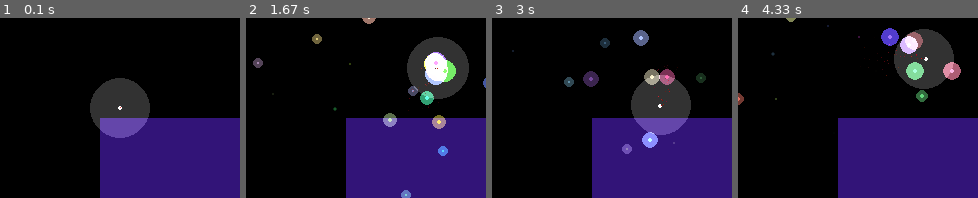
Above: before the commit, frames 1-4 (left to right).
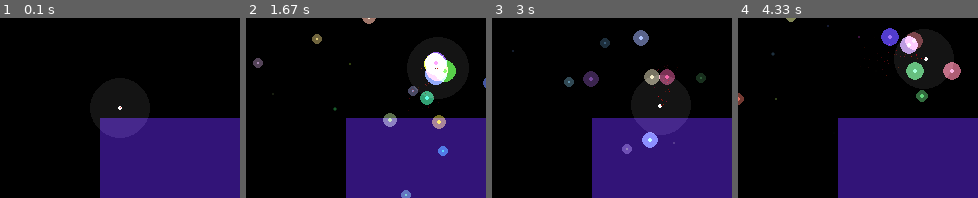
Above: after the commit, the same moments.

Repository: JerryLin1/PyGameShenanigans
Game: pygame game, started from test_game/test.py
The game is run twice, just before and just after one commit, with the same random seed, the same clock (stepped at 60 frames per second) and the same inputs.
Inputs:
- Up to frame 1 (0.1 s): no input
- Up to frame 2 (1.67 s): tap Space at 0.33, 0.73, 1.03, 1.23, 1.57 s; hold D 0.67-1.13 s; hold W 1.17-1.47 s; hold D from 1.5 s (still down)
- Up to frame 3 (3 s): tap Space at 1.87, 2.07, 2.37, 2.63, 2.97 s; release D at 1.97 s; hold A 2-2.53 s; hold S 2.57-2.87 s; hold A from 2.9 s (still down)
- Up to frame 4 (4.33 s): tap Space at 3.27, 3.4, 3.8, 4.1 s; release A at 3.3 s; hold W 3.33-3.7 s; hold D from 3.73 s (still down)

The runs differ from the first frame. In frame 1, 6.4% of the frame differs, in the area x 37-63%, y 33-67%; in frame 2, 5.9%; in frame 3, 6.4%; in frame 4, 6.3%.

Commit message:
light flicker

Diff:
--- a/test_game/particles.py
+++ b/test_game/particles.py
@@ -12,10 +12,11 @@
 class Particle(Entity):
     SCALE_ALPHA_LIFETIME = 0
     SCALE_SIZE_LIFETIME = 1
+    LIGHT_FLICKER = 2
 
     def __init__(self, position: Vector2, color: Color = (255, 255, 255),
                  lifespan: float = 5000, vel: Vector2 = Vector2(0, 0),
-                 accel: Vector2 = Vector2(0, 0), lights=[], flags=[]):
+                 accel: Vector2 = Vector2(0, 0), lights=[], flags: list = []):
         Entity.__init__(self)
         self.position = position
         self.lifespan = lifespan
@@ -27,7 +28,7 @@
         self.flags = flags
 
     def tick(self, tick_time: float, surface):
-        # print(self.flags)
+        Entity.tick(self, tick_time)
         lf = (1 - self.current_life / self.lifespan)
         if lf < 0:
             lf = 0
@@ -54,11 +55,17 @@
                 urad = lf * light
             else:
                 urad = light
+            if Particle.LIGHT_FLICKER in self.flags:
+                urad = 0.2 * math.sin(0.005 * self.time_since_spawn) + urad
+                if urad < 0:
+                    urad = 0
+
             if Particle.SCALE_ALPHA_LIFETIME in self.flags:
                 c = self.color
                 ucol = (c[0] * lf, c[1] * lf, c[2] * lf)
             else:
                 ucol = self.color
+
             draw_circle_alpha(surface, ucol, self.position, urad * 6,
                               light=True)
 
--- a/test_game/player.py
+++ b/test_game/player.py
@@ -23,9 +23,10 @@
             "trail": Timer(10, self.trail_particle)
         }
         self.light = Particle(position=self.position,
-                              color=(50, 50, 50),
+                              color=(20, 20, 20),
                               lifespan=-1,
-                              lights=[5])
+                              lights=[5],
+                              flags=[Particle.LIGHT_FLICKER])
         init_entity(self.light)
 
     def update(self, tick_time: float, surface):
@@ -55,7 +56,7 @@
 
         self.prev_keys = self.keys
 
-        self.light.lights[0] = 0.2 * math.sin(0.005 * self.time_since_spawn) + 5
+
         self.light.position = copy_vector2(self.position)
 
     def trail_particle(self, number=1):
